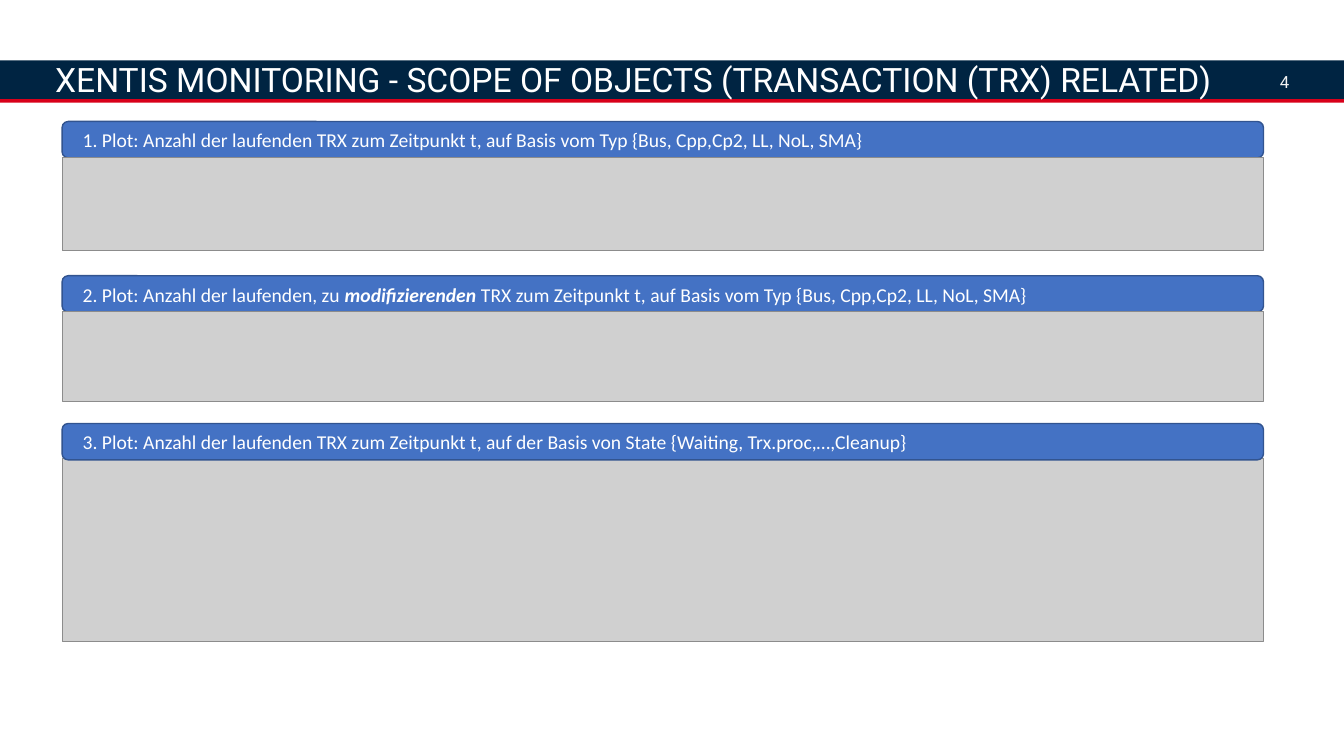
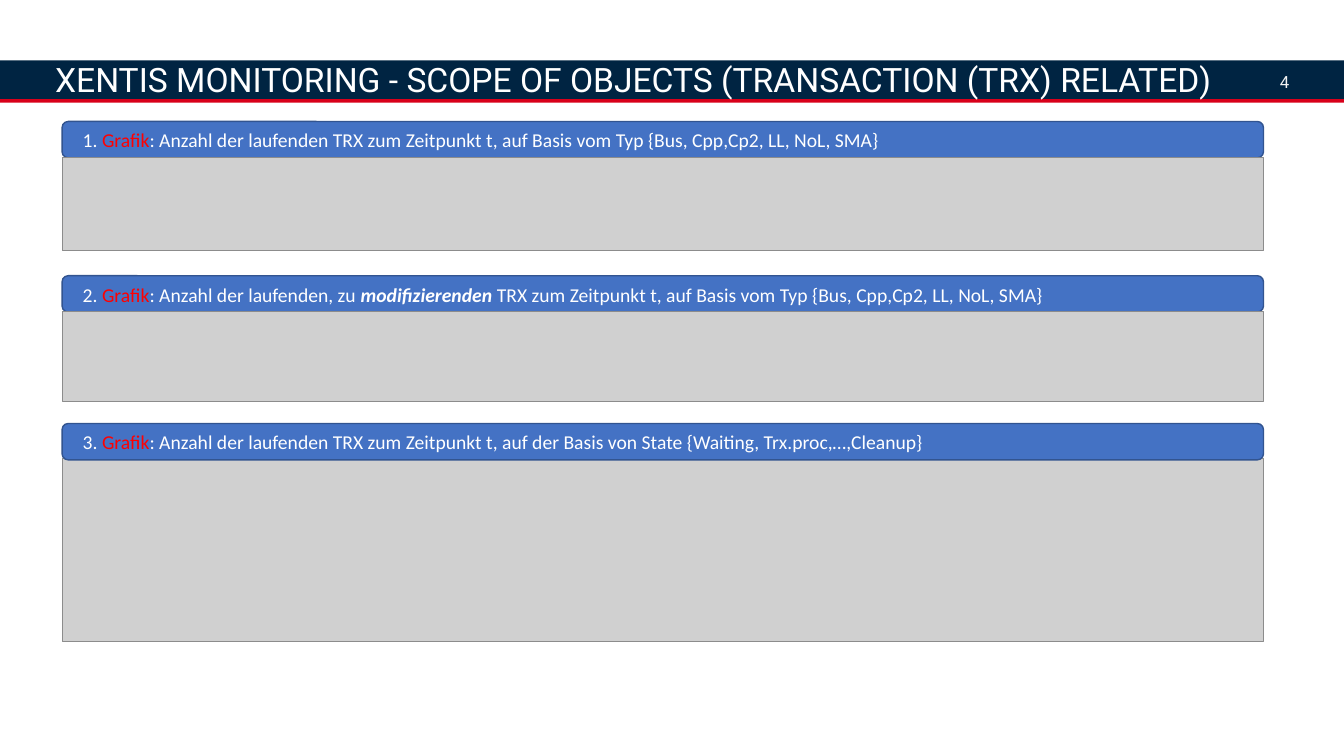
Before and after one commit to gwagner681105/pd_docker, a slide deck: slide 4 of XENTIS-Monitoring.pptx. Drawn at 1344x756 pixels with LibreOffice and Linux fonts; fonts in the diff are those of the drawing; grey boxes stand for pictures; background and template pictures are left out. Boxes give left, top, right and bottom in pixels: in the first picture for what was removed or moved away, otherwise in the second. Text is boxed around its words. In the diff, an @@ line names an element or a change of style, - is before the commit and + after.

Commit message:
Update PPT File

```diff
--- a/XENTIS-Monitoring.pptx
+++ b/XENTIS-Monitoring.pptx
@@ text in rounded rectangle at [83,133,878,150]: text changed @@
-1. Plot: Anzahl der laufenden TRX zum Zeitpunkt t, auf Basis vom Typ {Bus, Cpp,Cp2, LL, NoL, SMA}
+1. Grafik: Anzahl der laufenden TRX zum Zeitpunkt t, auf Basis vom Typ {Bus, Cpp,Cp2, LL, NoL, SMA}
@@ text in rounded rectangle at [83,288,1042,305]: text changed @@
-2. Plot: Anzahl der laufenden, zu modifizierenden TRX zum Zeitpunkt t, auf Basis vom Typ {Bus, Cpp,Cp2, LL, NoL, SMA}
+2. Grafik: Anzahl der laufenden, zu modifizierenden TRX zum Zeitpunkt t, auf Basis vom Typ {Bus, Cpp,Cp2, LL, NoL, SMA}
@@ text in rounded rectangle at [83,435,923,453]: text changed @@
-3. Plot: Anzahl der laufenden TRX zum Zeitpunkt t, auf der Basis von State {Waiting, Trx.proc,…,Cleanup}
+3. Grafik: Anzahl der laufenden TRX zum Zeitpunkt t, auf der Basis von State {Waiting, Trx.proc,…,Cleanup}
```
Also in this commit, not shown: 8 other slides changed.
